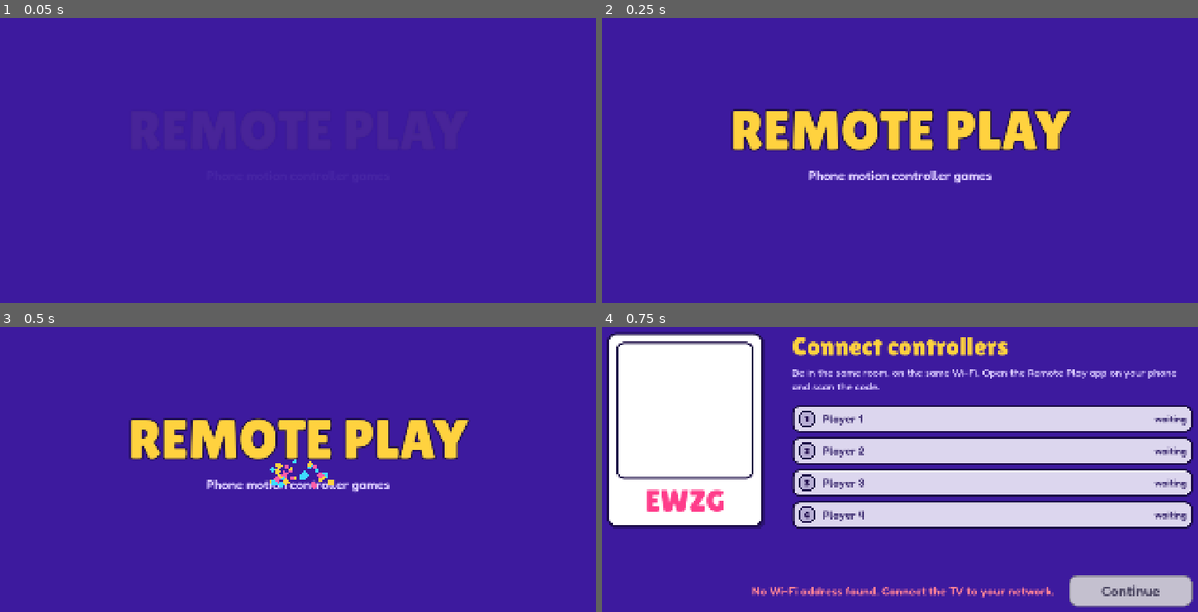
Above: before the commit, frames 1-4 (two rows, left to right).
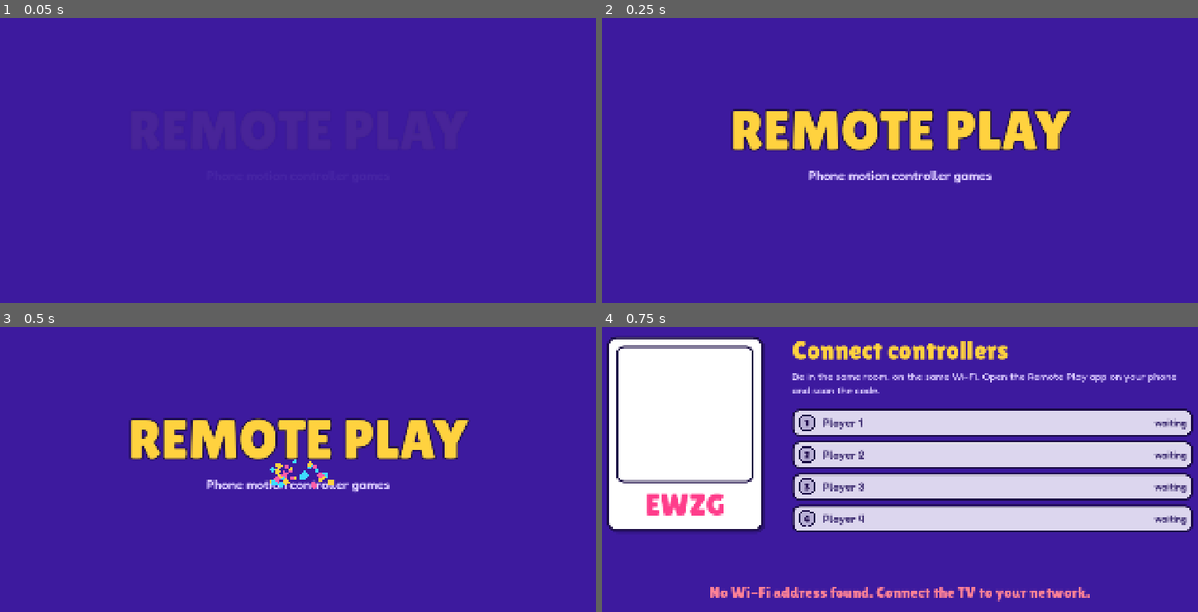
Above: after the commit, the same moments.

Repository: alonzo86/remote-play
Game: Godot game, scene res://scenes/boot.tscn
Same seed, same stepped clock (60 frames per second), same inputs: the game is played once before the commit and once after it.
Inputs (mouse positions are in pixels of both pictures, inside the frame that each line leads up to):
- Up to frame 1 (0.05 s): no input
- Up to frame 2 (0.25 s): no input
- Up to frame 3 (0.5 s): no input
- Up to frame 4 (0.75 s): tap Enter (ui_accept) at 0.5 s; move the mouse to (1037, 432) at 0.52 s; hold Enter (ui_accept) from 0.53 s (still down); click (1037, 432) at 0.67 s

Frames 1-3 are identical in both runs. In frame 4, 24% of the frame differs, in the area x 0-100%, y 1-99%.

Commit message:
Fix four problems found on an Android 10 TV (Hebrew locale, Ethernet)
- The UI is always English and left to right, also on a device set to Hebrew (REQ-FL-54).
- Back no longer quits the app: quit_on_go_back is off, the app handles Back (REQ-FL-55).
- The Connect screen has no Continue button and no player count: 'Press OK to continue' once a phone
  has joined, and OK opens the Games screen (FD-17, REQ-FL-6, 7).
- Game tiles: the screenshot is rounded in the image instead of clipped, a placeholder shows when a tile
  does not load, and a warning goes to the log (REQ-FL-56, 57). The cause of the missing screenshots on
  the TV is not confirmed; the Games screen is checked with the OpenGL renderer on a desktop only.

Co-Authored-By: Claude Sonnet 5.5 <noreply@anthropic.com>
Claude-Session: https://claude.ai/code/session_01MbDnaEs2qXynXJ7iyBa4u8

Diff:
--- a/project.godot
+++ b/project.godot
@@ -18,6 +18,7 @@
 config/description="Phone-as-motion-controller games for Android TV."
 run/main_scene="res://scenes/boot.tscn"
 config/features=PackedStringArray("4.7", "Mobile")
+config/quit_on_go_back=false
 run/max_fps=60
 config/icon="res://icon.svg"
 boot_splash/bg_color=Color(0.239216, 0.101961, 0.619608, 1)
@@ -46,6 +47,10 @@
 sensors/enable_gyroscope=true
 pointing/emulate_touch_from_mouse=true
 
+[internationalization]
+
+rendering/root_node_layout_direction=1
+
 [rendering]
 
 renderer/rendering_method="mobile"
--- a/scripts/app.gd
+++ b/scripts/app.gd
@@ -42,6 +42,7 @@
 
 
 func _ready() -> void:
+	_force_english_ltr()
 	_load_settings()
 	theme_res = UiTheme.make()
 	var layer := CanvasLayer.new()
@@ -54,6 +55,13 @@
 		_start_tv()
 	else:
 		_start_controller()
+
+
+## The UI is English only for now and always left to right, whatever the language or the region of the device
+## (REQ-FL-54). Without this, a Hebrew or Arabic device mirrors every screen.
+func _force_english_ltr() -> void:
+	TranslationServer.set_locale("en")
+	get_tree().root.set_layout_direction(Window.LAYOUT_DIRECTION_LTR)
 
 
 func _notification(what: int) -> void:
--- a/scripts/ui/game_tile.gd
+++ b/scripts/ui/game_tile.gd
@@ -7,6 +7,7 @@
 const Registry = preload("res://scripts/game/registry.gd")
 
 const SHOT := Vector2(420, 236)       # The screenshot (16:9). Every tile has this size.
+const CORNER := 20                    # The corner radius of the screenshot in screen pixels (REQ-FL-57).
 const INFO_W := 360.0                 # The extra width of the focused tile: the description of the game.
 const GAP := 24.0
 const TEXT_H := 84.0
@@ -48,14 +49,13 @@
 
 	var shot := Panel.new()
 	shot.add_theme_stylebox_override("panel", UiTheme.card(UiTheme.BG_DARK, UiTheme.OUTLINE, 0, 20, false))
-	shot.clip_children = CanvasItem.CLIP_CHILDREN_AND_DRAW
 	shot.size = SHOT
 	shot.mouse_filter = Control.MOUSE_FILTER_IGNORE
 	add_child(shot)
-	var path := String(game.get("tile", ""))
-	if path != "" and ResourceLoader.exists(path):
+	var tile_tex := load_tile(String(game.get("tile", "")))
+	if tile_tex != null:
 		var tr := TextureRect.new()
-		tr.texture = load(path)
+		tr.texture = tile_tex
 		tr.expand_mode = TextureRect.EXPAND_IGNORE_SIZE
 		tr.stretch_mode = TextureRect.STRETCH_KEEP_ASPECT_COVERED
 		tr.size = SHOT
@@ -63,8 +63,9 @@
 		shot.add_child(tr)
 	else:
 		# Placeholder: a color from the id, and the title (REQ-FL-11).
-		var bg := ColorRect.new()
-		bg.color = Color.from_hsv(float(String(game.id).hash() % 360) / 360.0, 0.6, 0.65)
+		var bg := Panel.new()
+		var fill := Color.from_hsv(float(String(game.id).hash() % 360) / 360.0, 0.6, 0.65)
+		bg.add_theme_stylebox_override("panel", UiTheme.card(fill, UiTheme.OUTLINE, 0, CORNER, false))
 		bg.size = SHOT
 		bg.mouse_filter = Control.MOUSE_FILTER_IGNORE
 		shot.add_child(bg)
@@ -97,6 +98,46 @@
 	focus_exited.connect(_grow.bind(false))
 	_set_width(SHOT.x)
 	_refresh()
+
+
+## The screenshot of a game as a texture with rounded corners, or null (then the tile shows a placeholder, REQ-FL-57).
+## A tile that fails to load writes a warning to the log (`adb logcat -s godot`).
+static func load_tile(path: String) -> Texture2D:
+	if path == "":
+		return null
+	if not ResourceLoader.exists(path):
+		push_warning("Tile image not found: %s" % path)
+		return null
+	var tex := load(path) as Texture2D
+	if tex == null:
+		push_warning("Tile image could not be loaded: %s" % path)
+		return null
+	return rounded(tex, CORNER)
+
+
+## `tex` with its four corners cut round. `corner` is the radius on the screen (a tile is shown at SHOT.x pixels wide).
+## The corners are made in the image once, so no clipping (`clip_children`) is needed when it is drawn.
+## The edge is smooth (one pixel of anti-aliasing). When the image cannot be read, `tex` is returned as it is.
+static func rounded(tex: Texture2D, corner: int) -> Texture2D:
+	var img := tex.get_image()
+	if img == null or img.is_empty():
+		return tex
+	img.convert(Image.FORMAT_RGBA8)
+	var w := img.get_width()
+	var h := img.get_height()
+	var r := float(corner) * float(w) / SHOT.x
+	var n := ceili(r)
+	for dy in n:
+		for dx in n:
+			var d := Vector2(r - dx - 0.5, r - dy - 0.5).length()   # Distance from the center of the corner circle.
+			var a := clampf(r - d + 0.5, 0.0, 1.0)
+			if a >= 1.0:
+				continue
+			for p in [Vector2i(dx, dy), Vector2i(w - 1 - dx, dy), Vector2i(dx, h - 1 - dy), Vector2i(w - 1 - dx, h - 1 - dy)]:
+				var c := img.get_pixelv(p)
+				c.a *= a
+				img.set_pixelv(p, c)
+	return ImageTexture.create_from_image(img)
 
 
 ## The width of the tile when it has the focus (the screenshot, a gap and the description).
--- a/scripts/ui/tv_connect.gd
+++ b/scripts/ui/tv_connect.gd
@@ -1,6 +1,6 @@
 extends Control
 ## Connect controllers screen (REQ-FL-5 to 10). QR code, room code and the 4 slots.
-## Continue opens the Games screen once at least one phone has joined. Back asks to quit.
+## OK opens the Games screen once at least one phone has joined ("Press OK to continue"). Back asks to quit.
 
 const Protocol = preload("res://scripts/core/protocol.gd")
 const UiTheme = preload("res://scripts/ui/ui_theme.gd")
@@ -10,10 +10,8 @@
 const TvModal = preload("res://scripts/ui/tv_modal.gd")
 
 var _qr: Control
-var _status: Label
-var _continue: Button
+var _hint: Label
 var _modal: Control
-var _was_ready := false
 
 
 func _ready() -> void:
@@ -56,19 +54,11 @@
 	right.add_child(UiKit.spacer(10))
 	right.add_child(SlotList.new())
 
-	# Footer: status on the left, Continue on the right.
-	var foot := HBoxContainer.new()
-	root.add_child(foot)
-	_status = UiKit.label("", 36, UiTheme.TEXT, UiTheme.body_bold())
-	_status.size_flags_horizontal = Control.SIZE_EXPAND_FILL
-	_status.horizontal_alignment = HORIZONTAL_ALIGNMENT_RIGHT # Next to Continue, not at the far left.
-	_status.vertical_alignment = VERTICAL_ALIGNMENT_CENTER
-	foot.add_child(_status)
-	foot.add_child(UiKit.spacer(0)) # A gap between the status and the button.
-	foot.get_child(foot.get_child_count() - 1).custom_minimum_size = Vector2(36, 0)
-	_continue = UiKit.button("Continue", App.go_games, true, 44)
-	_continue.custom_minimum_size = Vector2(380, 96)
-	foot.add_child(_continue)
+	# Footer: one line. "Press OK to continue" once a phone has joined (REQ-FL-6). There is no button: OK is the only action.
+	_hint = UiKit.title("", 48)
+	_hint.horizontal_alignment = HORIZONTAL_ALIGNMENT_CENTER
+	_hint.custom_minimum_size = Vector2(0, 72)   # The line keeps its place, so that the layout does not jump.
+	root.add_child(_hint)
 	_refresh()
 
 
@@ -76,22 +66,28 @@
 	_refresh()
 
 
+## OK opens the Games screen once a phone has joined (REQ-FL-7). The quit question has its own buttons.
+func _unhandled_input(event: InputEvent) -> void:
+	if event.is_action_pressed("ui_accept") and can_continue():
+		get_viewport().set_input_as_handled()
+		App.go_games()
+
+
+func can_continue() -> bool:
+	return _modal == null and App.server.connected_slots().size() >= 1
+
+
 func _refresh() -> void:
 	var ip: String = App.discovery.ip if App.discovery != null else ""
 	_qr.text = Protocol.pair_url(ip if ip != "" else "?", App.server.room_code) if ip != "" else ""
-	var n: int = App.server.connected_slots().size()
-	var ready := n >= 1
-	_continue.disabled = not ready
-	if ip == "":
-		_status.text = "No Wi-Fi address found. Connect the TV to your network."
-		_status.add_theme_color_override("font_color", UiTheme.BAD_TEXT)
+	if App.server.connected_slots().size() >= 1:
+		_hint.add_theme_color_override("font_color", UiTheme.ACCENT)
+		_hint.text = "Press OK to continue"
+	elif ip == "":
+		_hint.add_theme_color_override("font_color", UiTheme.BAD_TEXT)
+		_hint.text = "No Wi-Fi address found. Connect the TV to your network."
 	else:
-		_status.add_theme_color_override("font_color", UiTheme.TEXT)
-		_status.text = ("%d of %d players connected" % [n, Protocol.MAX_PLAYERS]) if ready \
-				else "Waiting for the first player to join"
-	if ready and not _was_ready and _modal == null:
-		_continue.grab_focus() # Focus starts on Continue (REQ-FL-7).
-	_was_ready = ready
+		_hint.text = ""
 
 
 func on_back() -> void:
--- a/tests/smoke_tv.gd
+++ b/tests/smoke_tv.gd
@@ -103,7 +103,14 @@
 	await _frames(3)
 	var connect: Control = app.current_screen()
 	_check(is_instance_of(connect, TvConnect), "Back skips the logo screen and goes to Connect")
-	_check(connect._continue.disabled, "Continue is disabled with no phone (REQ-FL-6)")
+	_check(connect._hint.text != "Press OK to continue" and not connect.can_continue(),
+			"no phone: no 'Press OK' line, and OK does nothing (REQ-FL-6, 7)")
+	var ok_key := InputEventAction.new()
+	ok_key.action = "ui_accept"
+	ok_key.pressed = true
+	connect._unhandled_input(ok_key)
+	await _frames(2)
+	_check(app.current_screen() == connect, "OK with no phone stays on the Connect screen")
 	connect.on_back()
 	await _frames(2)
 	_check(connect._modal != null, "Back on Connect opens the quit confirmation (REQ-FL-10)")
@@ -126,13 +133,20 @@
 	await _stream(clients[0], 0, 0.3, flat)
 	await _stream(clients[1], 1, 0.3, flat)
 	await _frames(3)
-	_check(not connect._continue.disabled and connect._continue.has_focus(),
-			"Continue is enabled and focused after a phone joins (REQ-FL-7)")
+	_check(connect._hint.text == "Press OK to continue" and connect.can_continue(),
+			"after a phone joins the screen says 'Press OK to continue' (REQ-FL-6)")
+	_check(connect.find_children("*", "Button", true, false).is_empty(), "the Connect screen has no button (REQ-FL-6)")
+	_check(not ("players connected" in connect._hint.text), "the screen does not count the players")
 	_check(clients[0].phase == "connect", "the phone sees the connect phase")
-	connect._continue.pressed.emit()
+	connect.on_back()   # The quit question is open: OK is for its buttons, not for Continue.
+	await _frames(2)
+	_check(not connect.can_continue(), "with the quit question open, OK does not continue")
+	connect.on_back()
+	await _frames(2)
+	connect._unhandled_input(ok_key)
 	await _frames(3)
 	var games: Control = app.current_screen()
-	_check(is_instance_of(games, TvGames) and app.server.phase == "menu", "Continue opens the Games screen")
+	_check(is_instance_of(games, TvGames) and app.server.phase == "menu", "OK opens the Games screen (REQ-FL-7)")
 	_check(games._tiles.size() == Registry.all().size(), "one tile for each game (REQ-FL-11)")
 	# The tile_focus tile is wide and shows the description. The others keep the screenshot width (REQ-FL-12, 13).
 	await create_timer(0.4).timeout
--- a/tests/ui_states.gd
+++ b/tests/ui_states.gd
@@ -1,5 +1,6 @@
 extends SceneTree
-## Button states and the Leave button of the phone wait screen (REQ-FL-41, 41a, 52, 53).
+## Button states, the Leave button of the phone wait screen (REQ-FL-41, 41a, 52, 53), English and left to right (REQ-FL-54),
+## and the Back key (REQ-FL-55).
 ## Run by tests/run_all.sh and tools/coverage.sh: godot --headless --path . --script tests/ui_states.gd -- --role=controller
 
 const UiTheme = preload("res://scripts/ui/ui_theme.gd")
@@ -27,6 +28,9 @@
 func _run() -> void:
 	_button_styles()
 	await _wait_screen_leave()
+	_english_ltr()
+	_back_key()
+	_tile_images()
 
 
 func _button_styles() -> void:
@@ -82,3 +86,58 @@
 	wait._leave.pressed.emit()
 	_check(app.client.state == ControllerClient.State.IDLE, "the second tap inside the time leaves the TV")
 	wait.queue_free()
+
+
+## A device in Hebrew (locale he_IL) must not mirror the UI. The app is English only and always left to right (REQ-FL-54).
+func _english_ltr() -> void:
+	print("english and left to right")
+	var app: Node = root.get_node("App")
+	TranslationServer.set_locale("he_IL")
+	root.set_layout_direction(Window.LAYOUT_DIRECTION_APPLICATION_LOCALE)   # What the engine does without the setting.
+	var probe := Control.new()
+	root.add_child(probe)
+	_check(probe.is_layout_rtl(), "on a Hebrew device the layout is right to left when nothing is done")
+	app._force_english_ltr()
+	_check(not probe.is_layout_rtl(), "after the app sets its own layout direction, it is left to right")
+	_check(TranslationServer.get_locale().begins_with("en"), "the locale is English: %s" % TranslationServer.get_locale())
+	TranslationServer.set_locale("ar_SA")
+	_check(not probe.is_layout_rtl(), "an Arabic device is also left to right: the direction does not follow the locale")
+	probe.queue_free()
+
+
+## The screenshots of the Games screen (REQ-FL-57): rounded in the image, no clipping, and a warning when one cannot load.
+func _tile_images() -> void:
+	print("game tile images")
+	var tile_script: GDScript = load("res://scripts/ui/game_tile.gd")
+	var registry: GDScript = load("res://scripts/game/registry.gd")
+	var white := Image.create(640, 360, false, Image.FORMAT_RGBA8)
+	white.fill(Color.WHITE)
+	var tex: Texture2D = tile_script.rounded(ImageTexture.create_from_image(white), 20)
+	var img := tex.get_image()
+	_check(img.get_width() == 640 and img.get_height() == 360, "rounding keeps the size of the image")
+	var corners_clear := true
+	for p in [Vector2i(0, 0), Vector2i(639, 0), Vector2i(0, 359), Vector2i(639, 359)]:
+		corners_clear = corners_clear and img.get_pixelv(p).a < 0.05
+	_check(corners_clear, "all four corner pixels are transparent")
+	_check(img.get_pixel(320, 0).a == 1.0 and img.get_pixel(0, 180).a == 1.0 and img.get_pixel(320, 180).a == 1.0,
+			"the middle of the edges and the center stay opaque")
+	# The radius in the pixels of the image is 20 * 640 / 420 = 30.5. The circle center is at (30.5, 30.5).
+	_check(img.get_pixel(3, 3).a < 0.05 and img.get_pixel(14, 14).a > 0.95 and img.get_pixel(636, 3).a < 0.05
+			and img.get_pixel(625, 14).a > 0.95,
+			"the cut follows a circle: (3, 3) is outside it, (14, 14) is inside it, and the right side is the same")
+	_check(tile_script.load_tile("") == null and tile_script.load_tile("res://assets/tiles/does_not_exist.png") == null,
+			"no path or a missing file gives no texture, so the tile shows its placeholder")
+	var all_load := true
+	for g in registry.GAMES:
+		var t: Texture2D = tile_script.load_tile(String(g.tile))
+		if t == null or t.get_width() != 640 or t.get_height() != 360 or t.get_image().get_pixel(0, 0).a > 0.05:
+			all_load = false
+			print("    the tile of ", g.id, " did not load with rounded corners")
+	_check(all_load, "the tile of every game in the registry loads, 640x360, with rounded corners")
+
+
+## The Back key goes back one step in the app. It must not quit the app by itself (REQ-FL-55).
+func _back_key() -> void:
+	print("back key")
+	_check(ProjectSettings.get_setting("application/config/quit_on_go_back", true) == false,
+			"the engine does not quit on the Back key: the app decides (project.godot, quit_on_go_back)")
Not shown, changed: docs/EXPORT.md
Not shown, changed: docs/TV_FLOW.md
